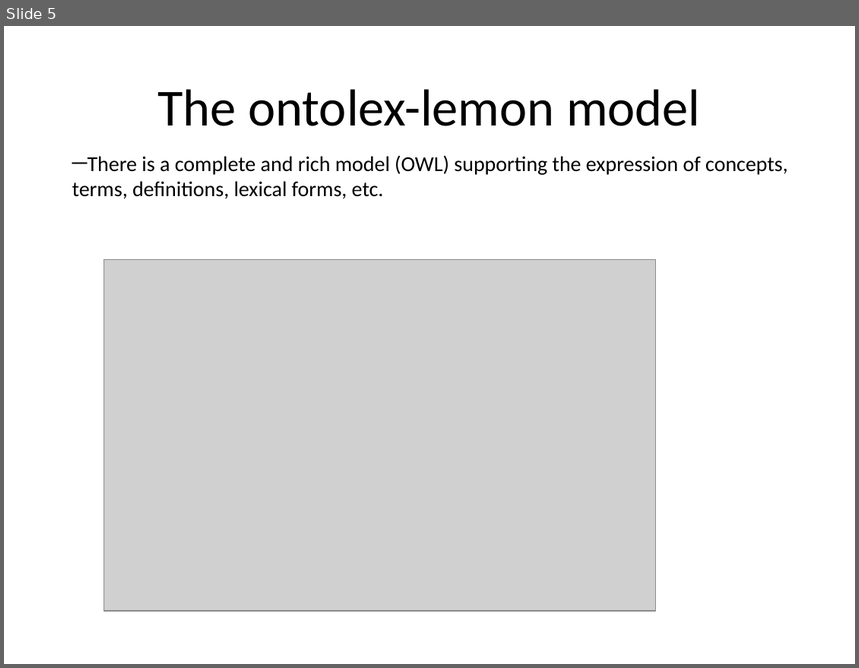
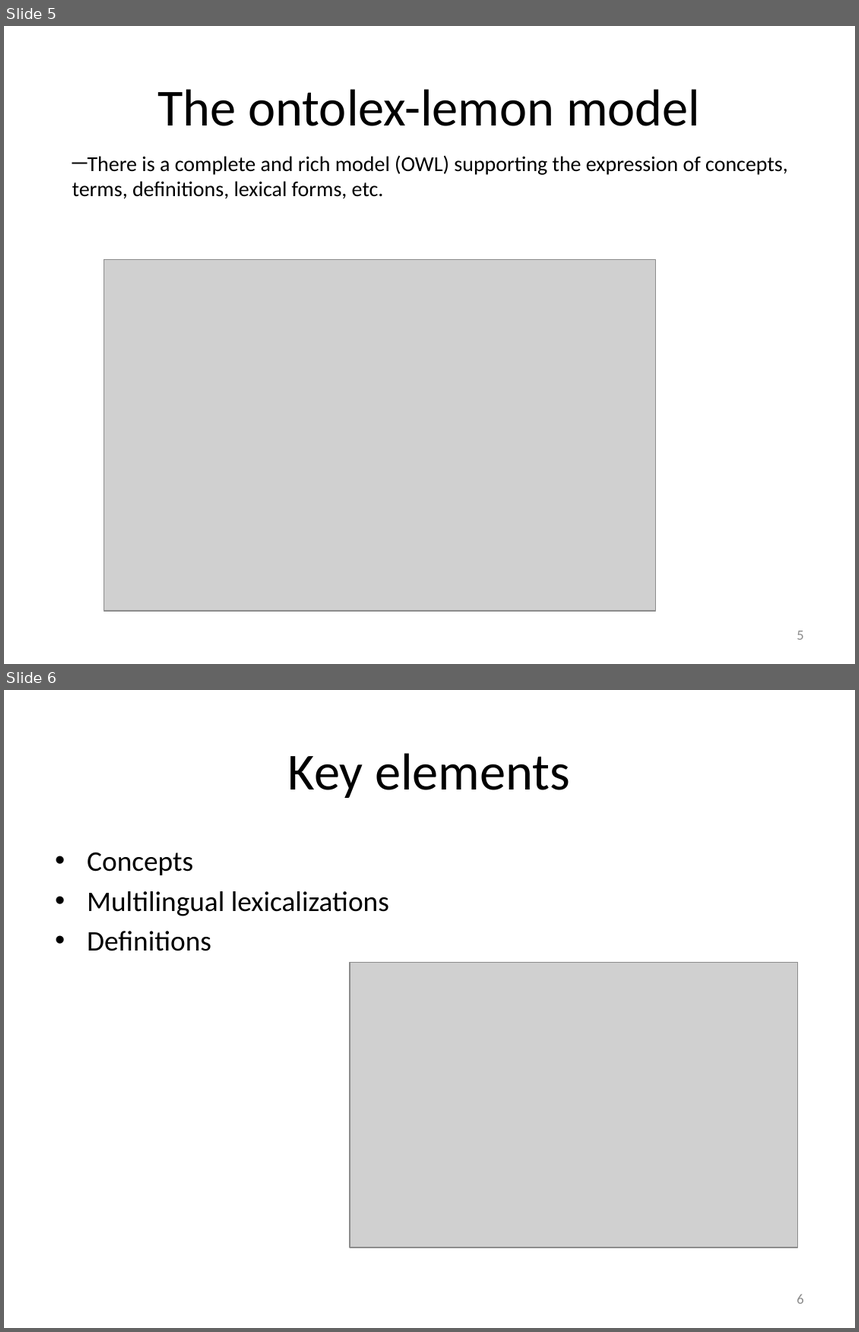
Before and after one commit to liderproject/tbx2rdfservice, a slide deck: slides.pptx. Shown one above the other, each under a label of ours: slide 5 before the commit, slides 5 and 6 after it. The pictures are 859x668 and 859x1332 pixels, drawn with LibreOffice and Linux fonts; fonts in the diff are those of the drawing; grey boxes stand for pictures. Boxes give left, top, right and bottom in pixels: in the first picture for what was removed or moved away, otherwise in the second. Text is boxed around its words. In the diff, an @@ line names an element or a change of style, - is before the commit and + after.

```diff
--- a/slides.pptx
+++ b/slides.pptx
@@ slide 6 added at (4,690,855,1328), background #FFFFFF @@
@@ title added at (288,753,570,798), 44 pt, text #000000 @@
+Key elements
@@ text added at (87,852,389,951), 24 pt, text #000000 @@
+• Concepts
+• Multilingual lexicalizations
+• Definitions
@@ picture added at (350,962,798,1248) @@
@@ page number added at (797,1294,804,1304), 12 pt, text #8C8C8C @@
+6
@@ slide 5 changed as well @@
@@ page number added at (797,631,804,640), 12 pt, text #8C8C8C @@
+5
```
Also in this commit, not shown: 5 other slides changed, 23 other slides added, 2 slides removed, 3 other files.
